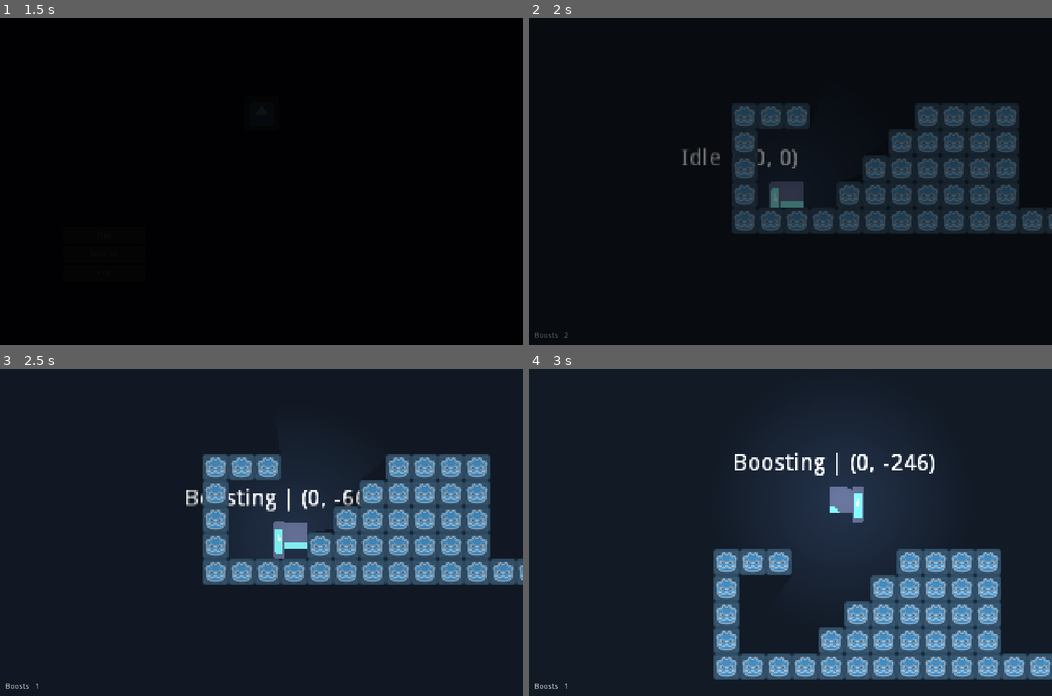
Above: before the commit, frames 1-4 (two rows, left to right).
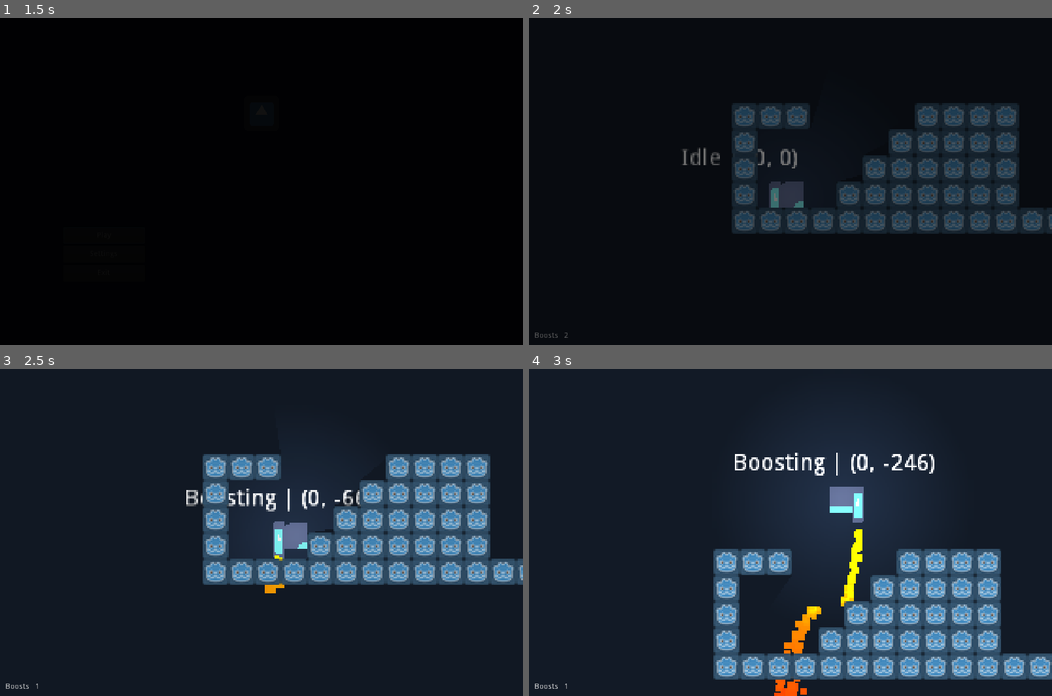
Above: after the commit, the same moments.

Repository: Hoimar/spacewards
Game: Godot game, scene res://scenes/main.tscn
Two runs of this game, one before a commit and one after it. Both use one fixed random seed, a clock stepped at 60 frames per second and the inputs below. The engine's default icon, where the game draws it, is replaced by a stand-in: a white triangle on a blue panel in a dark square.
Inputs:
- Up to frame 1 (1.5 s): click "Play" at 0.5 s; click "Play" at 1.25 s
- Up to frame 2 (2 s): no input
- Up to frame 3 (2.5 s): tap Enter at 2 s; hold Right (ui_right) from 2.03 s (still down); tap Space (ui_select) at 2.27 s
- Up to frame 4 (3 s): release Right (ui_right) at 2.78 s; hold Left (ui_left) from 2.78 s (still down)

Frame 1 is identical in both runs. In frame 2, less than 0.1% of the frame differs, in the area x 48-52%, y 50-58%; in frame 3, 0.2%; in frame 4, 1.1%, in the area x 46-64%, y 36-100%.

Commit message:
Particles!

Diff:
--- a/scenes/player.tscn
+++ b/scenes/player.tscn
@@ -26,6 +26,9 @@
 "name": "idle",
 "speed": 5.0
 } ]
+
+[sub_resource type="Gradient" id=5]
+colors = PoolColorArray( 1, 0.817383, 0, 1, 1, 0.254883, 0, 1 )
 
 [sub_resource type="RectangleShape2D" id=4]
 extents = Vector2( 8, 8 )
@@ -66,7 +69,6 @@
 [node name="AnimatedSprite" type="AnimatedSprite" parent="Body"]
 frames = SubResource( 3 )
 animation = "idle"
-frame = 1
 playing = true
 
 [node name="RayCastWall" type="RayCast2D" parent="Body"]
@@ -82,6 +84,23 @@
 scale = Vector2( 0.108096, 0.349653 )
 texture = ExtResource( 2 )
 
+[node name="CPUParticles2D" type="CPUParticles2D" parent="Body"]
+position = Vector2( -9.32598, 14.2142 )
+amount = 100
+lifetime = 0.5
+local_coords = false
+emission_shape = 2
+emission_rect_extents = Vector2( 2, 1 )
+direction = Vector2( 0, 1 )
+spread = 15.0
+gravity = Vector2( 0, 0 )
+initial_velocity = 70.0
+initial_velocity_random = 0.2
+damping = 5.0
+scale_amount = 5.0
+scale_amount_random = 0.5
+color_ramp = SubResource( 5 )
+
 [node name="CollisionShape2D" type="CollisionShape2D" parent="."]
 shape = SubResource( 4 )
 
--- a/scripts/player/boosting.gd
+++ b/scripts/player/boosting.gd
@@ -17,9 +17,11 @@
 func enter_state():
 	if boosts_count == 0:
 		fsm.set_state("Falling")
-	else:
-		boost_time = 0
-		update_boost(-1)
+		return
+
+	boost_time = 0
+	update_boost(-1)
+	player.jetpack_particles.emitting = true
 
 
 func physics_tick(var delta: float):
@@ -30,6 +32,10 @@
 	fsm.get_node("Walking").physics_tick(delta)
 
 
+func leave_state():
+	player.jetpack_particles.emitting = false
+
+
 func update_boost(var change: int):
 	boosts_count += change
 	hud.set_boosts_count(boosts_count)
--- a/scripts/player/player.gd
+++ b/scripts/player/player.gd
@@ -9,12 +9,17 @@
 const MAX_SPEED_X    := 100.0
 const MAX_FALL_SPEED := 300.0
 
+onready var body: Node2D = $Body
 onready var animated_sprite: AnimatedSprite = $Body/AnimatedSprite
-onready var body: Node2D = $Body
+onready var jetpack_particles: CPUParticles2D = $Body/CPUParticles2D
 onready var fsm: Fsm = $Fsm
 
 var facing: int setget set_facing   # -1 or 1
 var velocity := Vector2.ZERO
+
+
+func _ready():
+	jetpack_particles.emitting = false
 
 
 # Called every frame. 'delta' is the elapsed time since the previous frame.
Not shown: 1 places in scenes/player.tscn that only renumber resources
